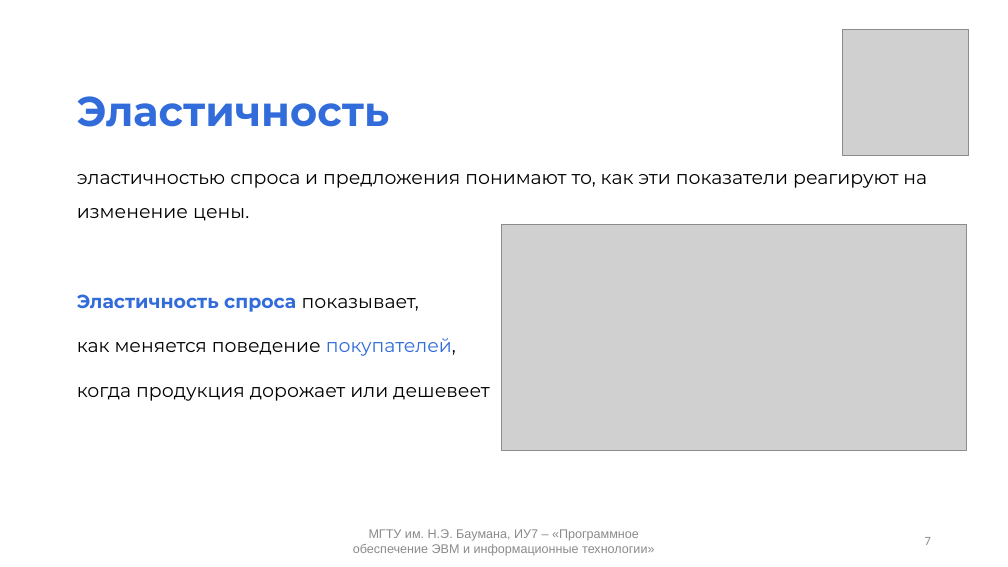
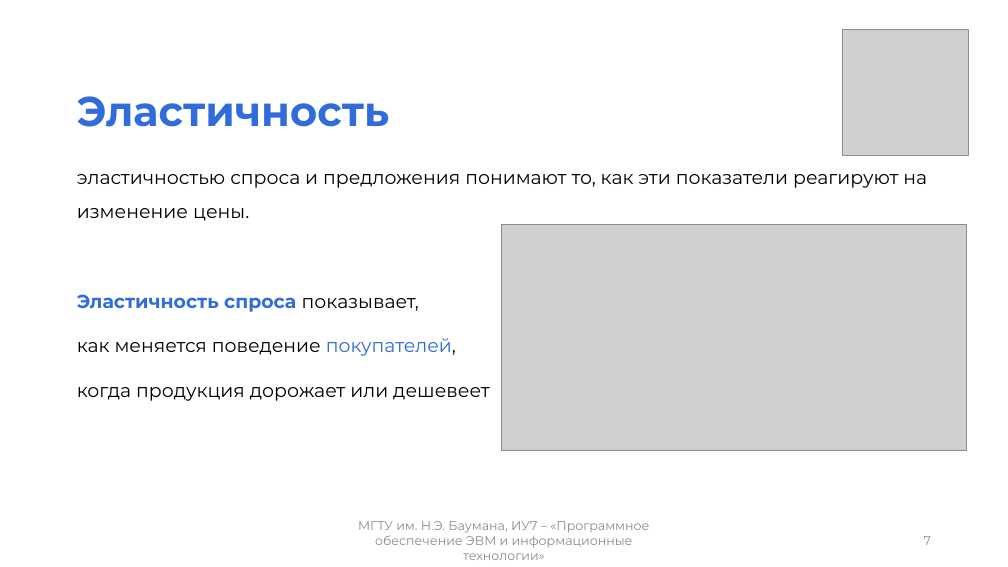
Before and after one commit to mshsvnv/Economics, a slide deck: slide 7 of module_01/pres.pptx. Drawn at 1008x567 pixels with LibreOffice and Linux fonts; fonts in the diff are those of the drawing; grey boxes stand for pictures. Boxes give left, top, right and bottom in pixels: in the first picture for what was removed or moved away, otherwise in the second. Text is boxed around its words. In the diff, an @@ line names an element or a change of style, - is before the commit and + after.

```diff
--- a/module_01/pres.pptx
+++ b/module_01/pres.pptx
@@ text "МГТУ им. Н.Э. Баумана, ИУ7 ..." at (358,521,649,560): font Arial to Montserrat @@
```
Also in this commit, not shown: 11 other slides changed, 4 slides added, 5 other files.
